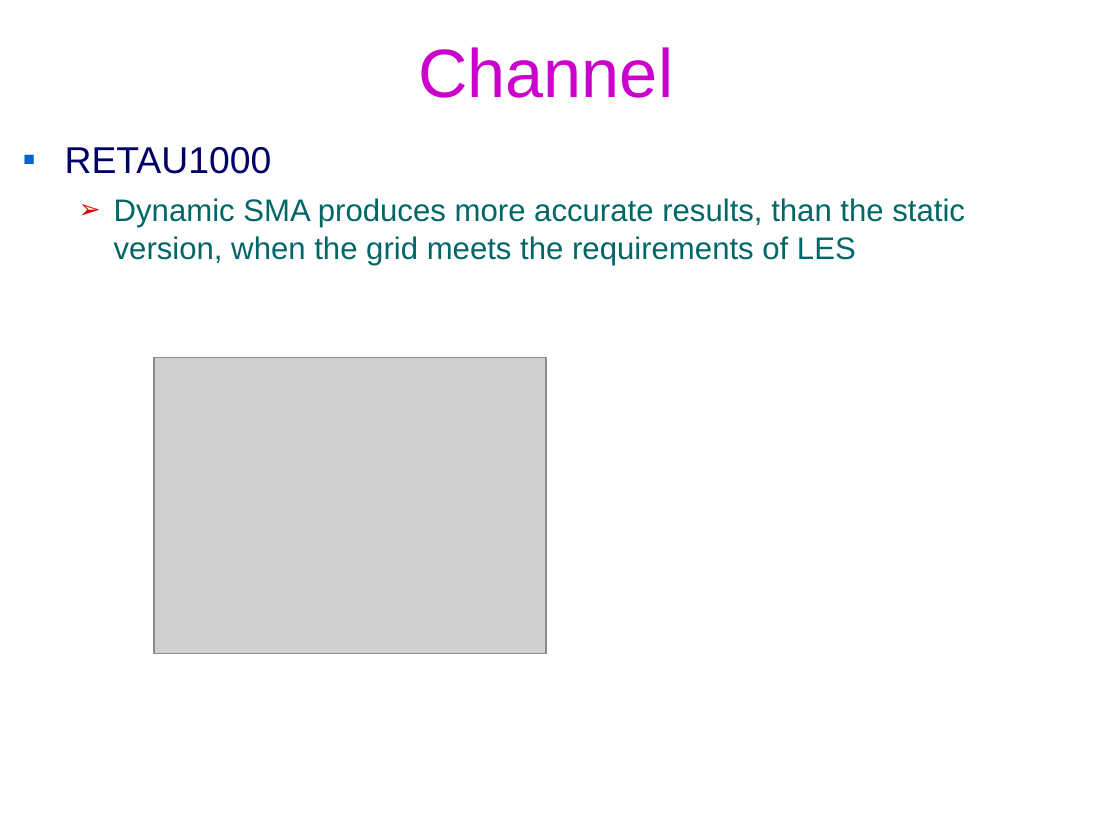
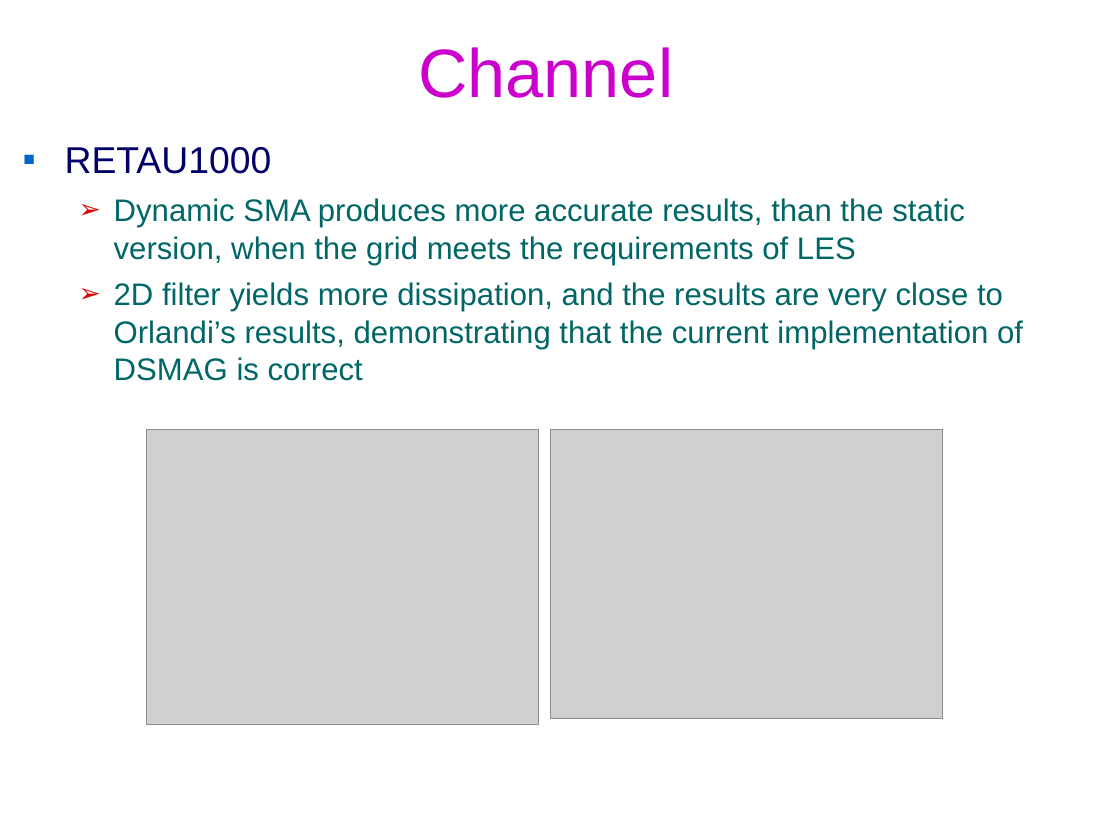
Before and after one commit to federicoVerolini/CaLES, a slide deck: slide 18 of docs/vv.pptx. Drawn at 1120x840 pixels with LibreOffice and Linux fonts; fonts in the diff are those of the drawing; grey boxes stand for pictures; background and template pictures are left out. Boxes give left, top, right and bottom in pixels: in the first picture for what was removed or moved away, otherwise in the second. Text is boxed around its words. In the diff, an @@ line names an element or a change of style, - is before the commit and + after.

Commit message:
add pre-defined _FILTER_2D

```diff
--- a/docs/vv.pptx
+++ b/docs/vv.pptx
@@ text at bbox=[114, 282, 1023, 381]: paragraph added @@
+  ➢ 2D filter yields more dissipation, and the results are very close to Orlandi’s results, demonstrating that the current implementation of DSMAG is correct
@@ picture: place and size @@
-picture at bbox=[155, 357, 547, 653]
+picture at bbox=[147, 429, 539, 725]
@@ picture added at bbox=[551, 429, 943, 718] @@
```
Also in this commit, not shown: 3 other slides changed, 2 other files.
